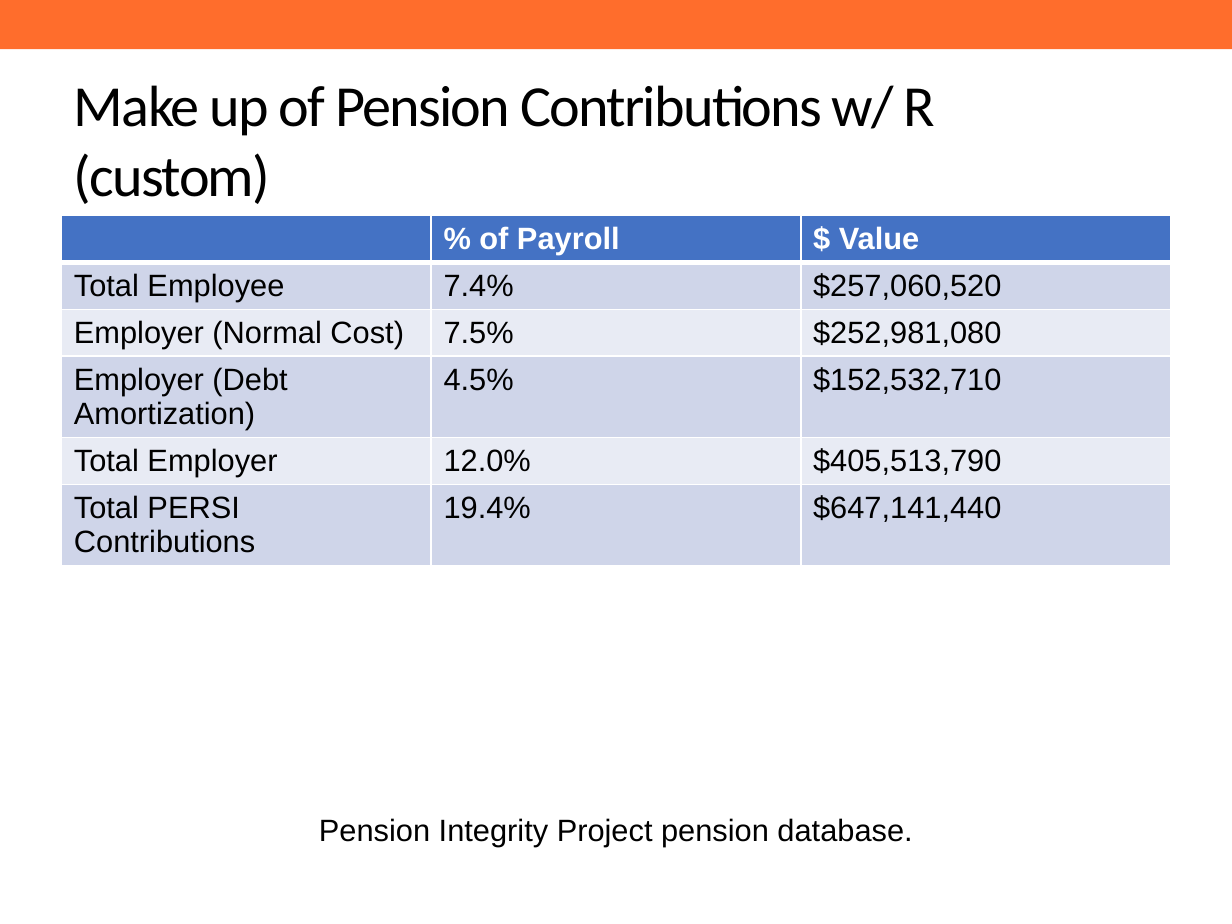
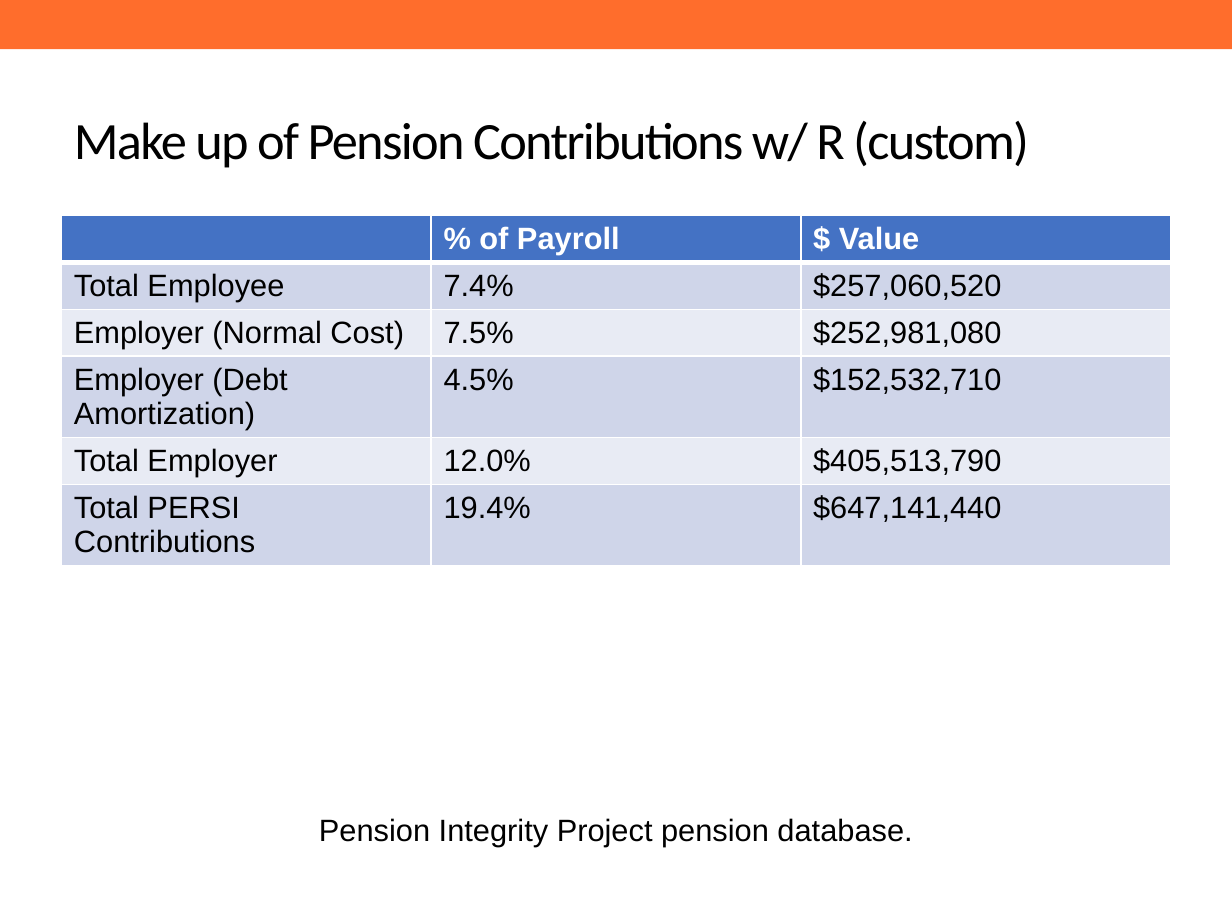
Before and after one commit to ReasonFoundation/GraphicsR, a slide deck: slide 5 of DeckUpdate/SamplePPT.pptx. Drawn at 1232x924 pixels with LibreOffice and Linux fonts; fonts in the diff are those of the drawing; background and template pictures are left out. Boxes give left, top, right and bottom in pixels: in the first picture for what was removed or moved away, otherwise in the second. Text is boxed around its words. In the diff, an @@ line names an element or a change of style, - is before the commit and + after.

```diff
--- a/DeckUpdate/SamplePPT.pptx
+++ b/DeckUpdate/SamplePPT.pptx
@@ title "Make up of Pension Contributions ..." at bbox=[74, 121, 1029, 168]: size 34 to 30.6 pt @@
```
Also in this commit, not shown: 5 other slides changed, 5 other files.
